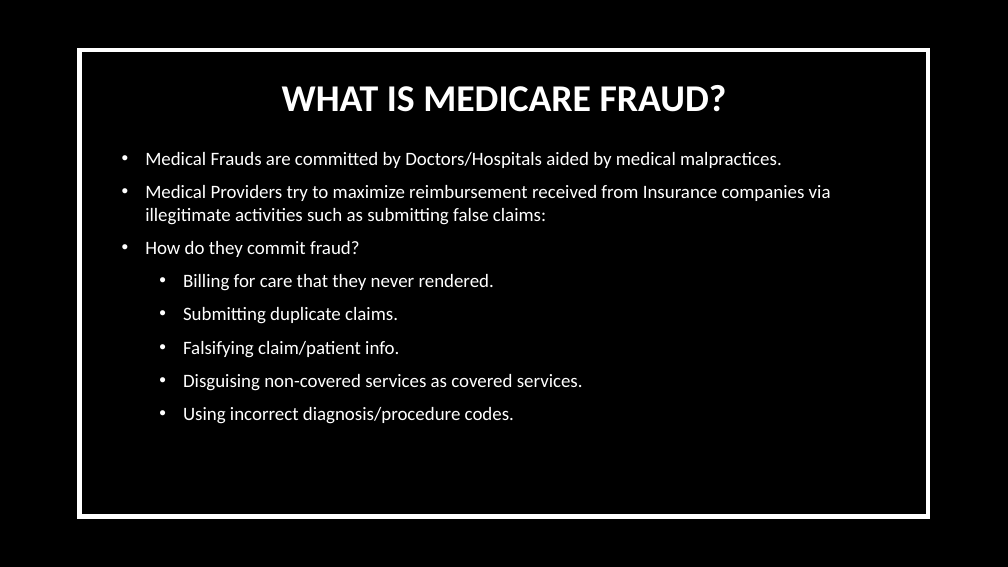
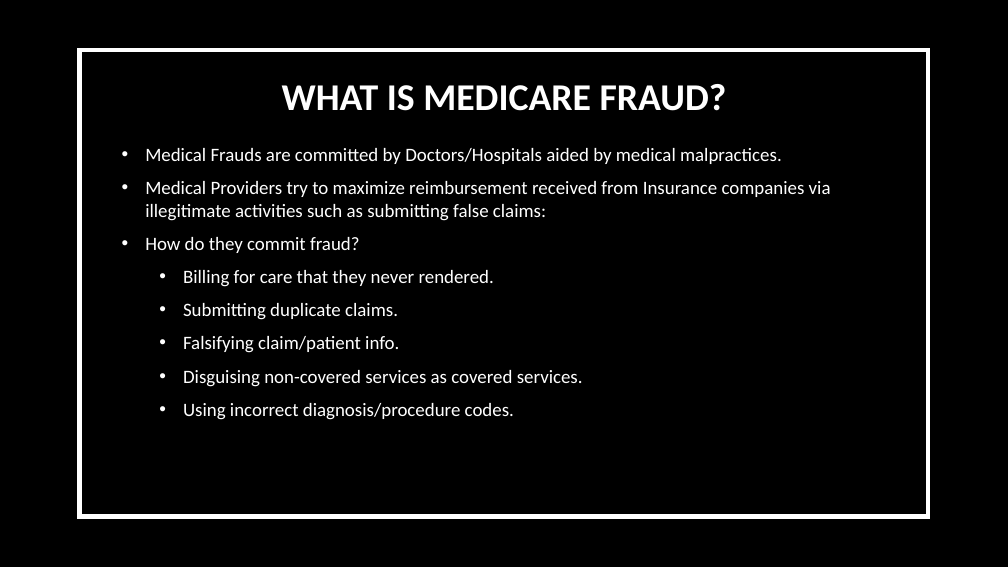
Before and after one commit to suhitasva/Capstone_Project, a slide deck: slide 2 of hc_fraud.pptx. Drawn at 1008x567 pixels with LibreOffice and Linux fonts; fonts in the diff are those of the drawing; background and template pictures are left out. Boxes give left, top, right and bottom in pixels: in the first picture for what was removed or moved away, otherwise in the second. Text is boxed around its words. In the diff, an @@ line names an element or a change of style, - is before the commit and + after.

```diff
--- a/hc_fraud.pptx
+++ b/hc_fraud.pptx
@@ text "Medical Frauds are committed by ...": place and size @@
-text "Medical Frauds are committed by ..." at bbox=[145, 152, 831, 424]
+text "Medical Frauds are committed by ..." at bbox=[145, 148, 831, 420]
```
Also in this commit, not shown: 1 other slide changed, 10 slides added.
